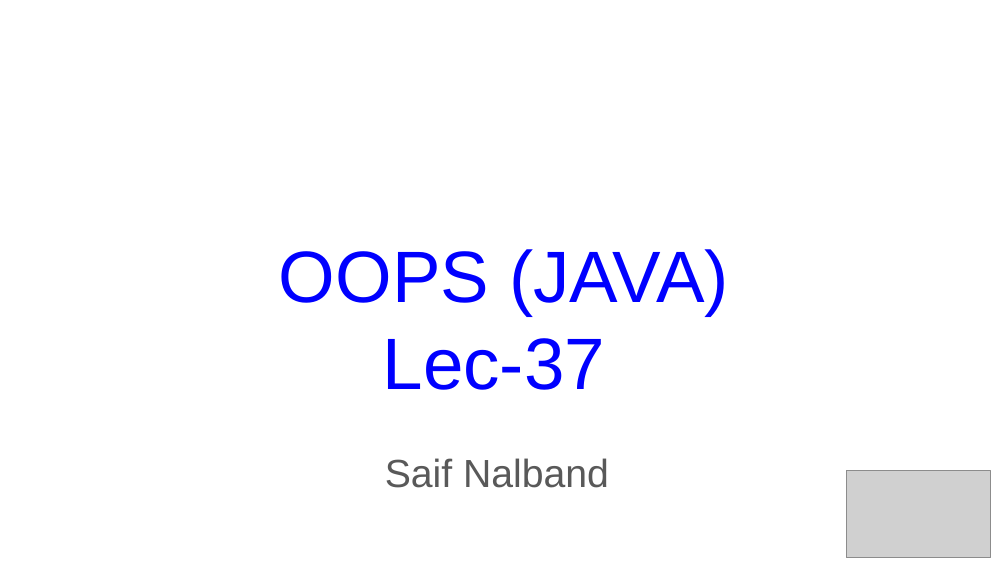
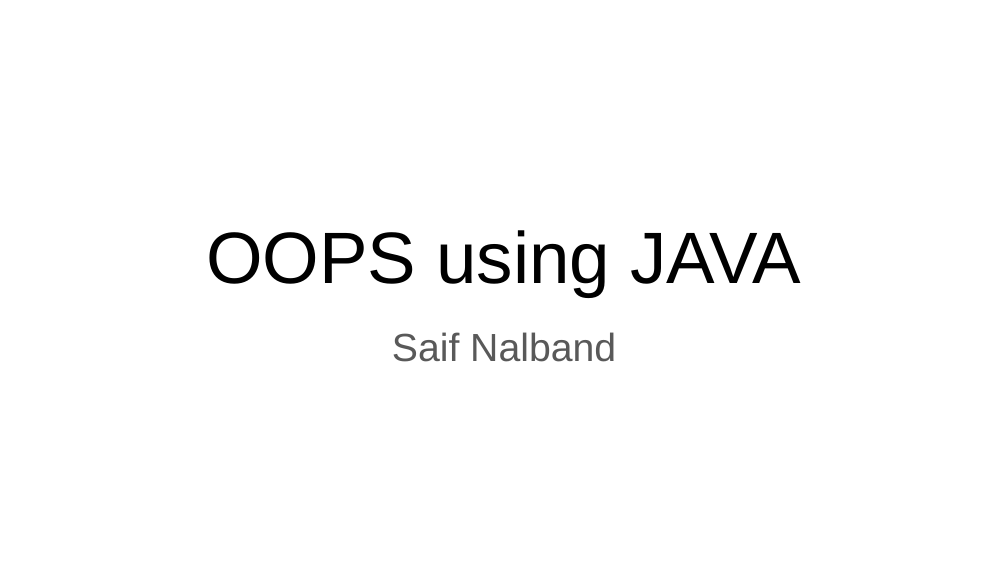
Before and after one commit to saifnalband/JAVA_OOPS, a slide deck: slide 1 of slides/Lec-37.pptx. Drawn at 1008x567 pixels with LibreOffice and Linux fonts; fonts in the diff are those of the drawing; grey boxes stand for pictures. Boxes give left, top, right and bottom in pixels: in the first picture for what was removed or moved away, otherwise in the second. Text is boxed around its words. In the diff, an @@ line names an element or a change of style, - is before the commit and + after.

```diff
--- a/slides/Lec-37.pptx
+++ b/slides/Lec-37.pptx
@@ title at <box>206,230,801,297</box>: text changed; text colour #0000FF to #000000 @@
-OOPS (JAVA)
-Lec-37
+OOPS using JAVA
@@ subtitle "Saif Nalband": place and size @@
-subtitle "Saif Nalband" at <box>385,458,609,488</box>
+subtitle "Saif Nalband" at <box>392,332,616,362</box>
@@ picture removed at <box>847,471,991,558</box> @@
```
Also in this commit, not shown: 6 slides added, 28 slides removed, 3 other files.
